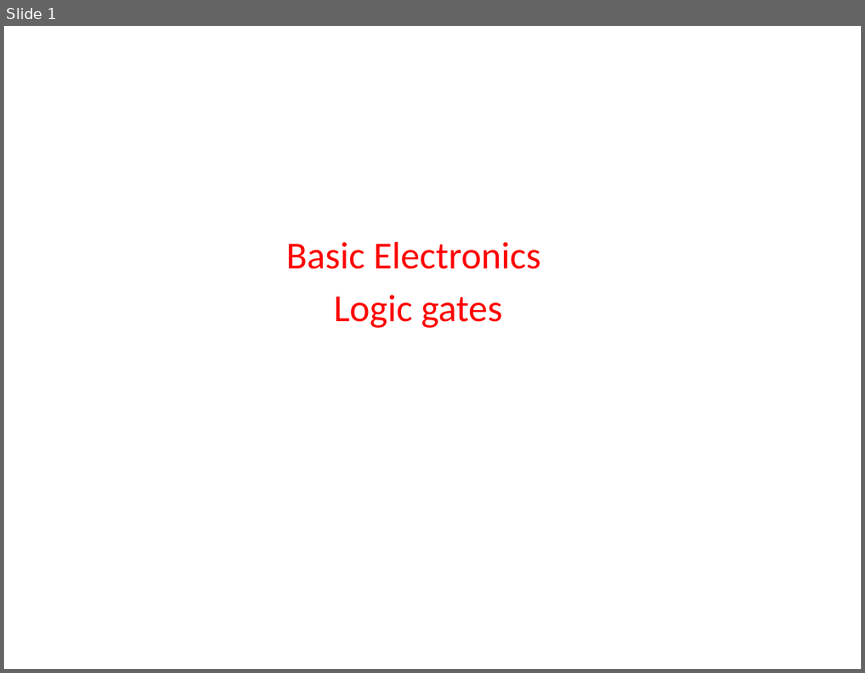
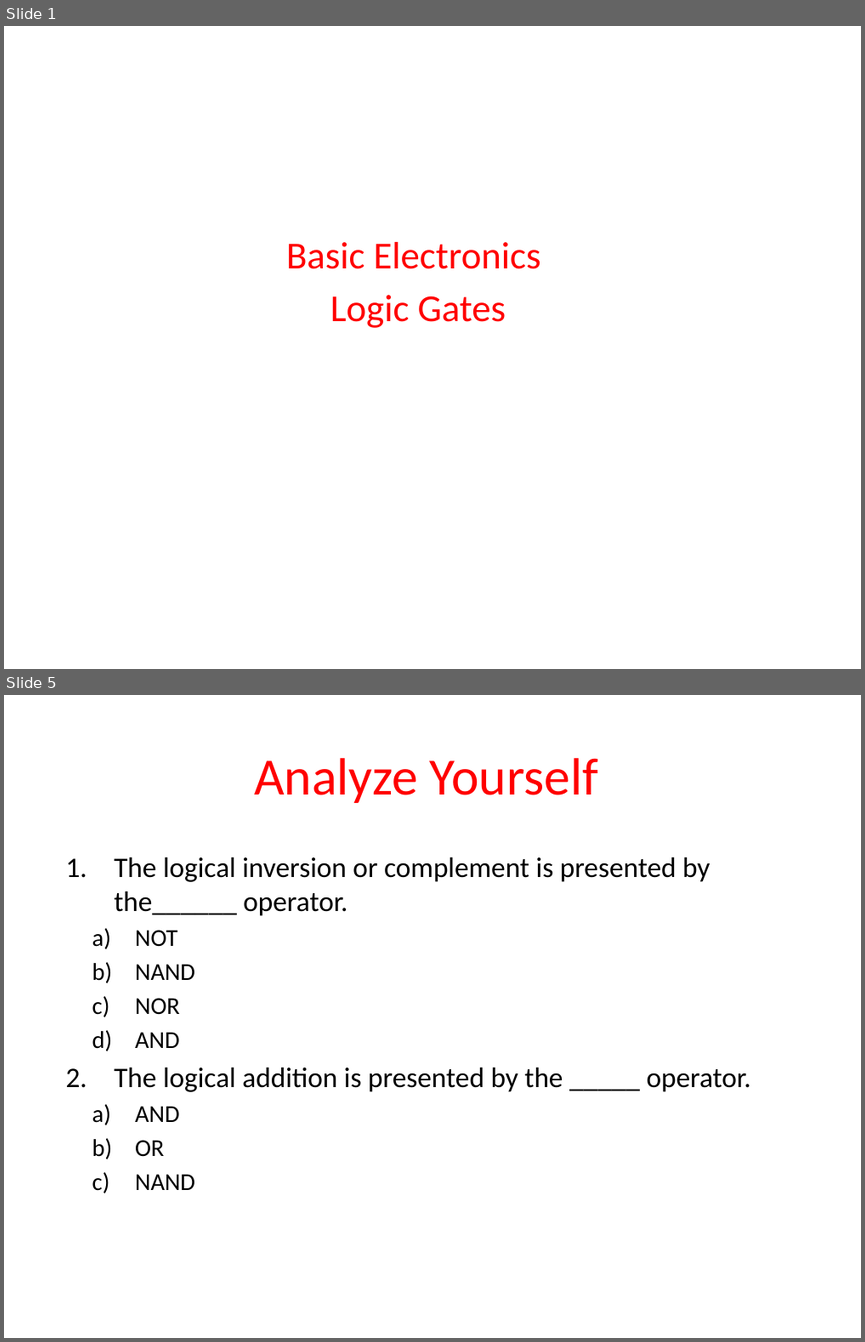
Before and after one commit to madhavirepe/Logic-Design, a slide deck: Logic gates.pptx. Shown one above the other, each under a label of ours: slide 1 before the commit, slides 1 and 5 after it; the slides between them are not shown. The pictures are 865x673 and 865x1342 pixels, drawn with LibreOffice and Linux fonts; fonts in the diff are those of the drawing. Boxes give left, top, right and bottom in pixels: in the first picture for what was removed or moved away, otherwise in the second. Text is boxed around its words. In the diff, an @@ line names an element or a change of style, - is before the commit and + after.

```diff
--- a/Logic gates.pptx
+++ b/Logic gates.pptx
@@ slide 5 added at [4, 695, 861, 1338], background #FFFFFF @@
@@ title added at [254, 758, 598, 803], 44 pt, text #FF0000 @@
+Analyze Yourself
@@ text added at [114, 857, 751, 1190], 23.8 pt, text #000000 @@
+1. The logical inversion or complement is presented by the______ operator.
+  a) NOT
+  b) NAND
+  c) NOR
+  d) AND
+2. The logical addition is presented by the _____ operator.
+  a) AND
+  b) OR
+  c) NAND
@@ slide 1 changed as well @@
@@ subtitle at [330, 295, 506, 328]: text changed @@
-Logic gates
+Logic Gates
```
Also in this commit, not shown: 23 other slides added.
